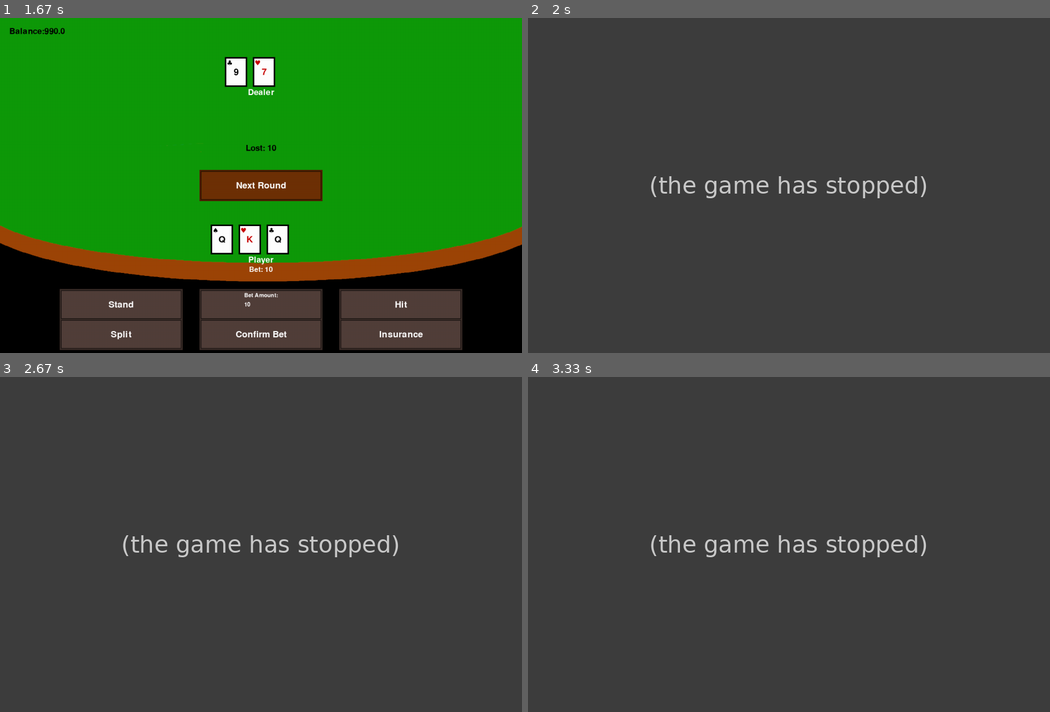
Above: before the commit, frames 1-4 (two rows, left to right).
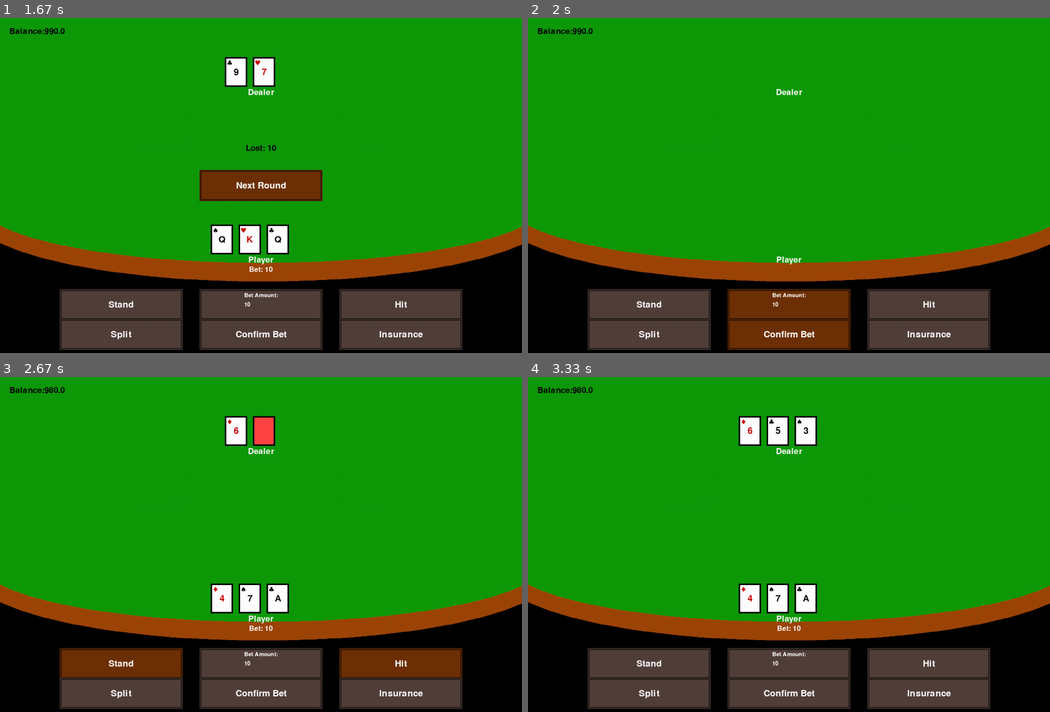
Above: after the commit, the same moments.

Repository: CDonners/None-Exam-Assessment-2026-AQA
Game: pygame game, started from bankrollBust/main.py
Same seed, same stepped clock (60 frames per second), same inputs: the game is played once before the commit and once after it.
Inputs (mouse positions are in pixels of both pictures, inside the frame that each line leads up to):
- Up to frame 1 (1.67 s): press the mouse at (261, 128) at 0.37 s; move the mouse to (266, 205) at 0.47 s; release the mouse at (276, 286) at 0.6 s; click "Start Game" at 0.78 s; click "Confirm Bet" at 1.08 s; press the mouse at (401, 306) at 1.4 s; move the mouse to (307, 188) at 1.5 s; release the mouse at (219, 74) at 1.63 s
- Up to frame 2 (2 s): click "Next Round" at 1.75 s
- Up to frame 3 (2.67 s): press the mouse at (261, 691) at 2.07 s; move the mouse to (334, 678) at 2.17 s; release the mouse at (407, 665) at 2.3 s; press the mouse at (401, 665) at 2.4 s; move the mouse to (297, 578) at 2.5 s; release the mouse at (193, 490) at 2.63 s
- Up to frame 4 (3.33 s): click "Stand" at 2.75 s

Frame 1 is identical in both runs. In frame 2, 92% of the frame differs, in the area x 0-100%, y 0-100%; in frame 3, 92%; in frame 4, 88%.
Error before the commit: TypeError: 'hand' object is not subscriptable (gameLogic.py line 162); the game stopped at 1.75 s (later frames are placeholders)

Commit message:
I need to clean all this code up

Diff:
--- a/bankrollBust/gameLogic.py
+++ b/bankrollBust/gameLogic.py
@@ -159,7 +159,7 @@
             # Calculate total width
             totalWidth = 0
             for i, hand in enumerate(hands):
-                cards = hand["hand"]
+                cards = hand.hand
                 if len(cards) > 0:
                     totalWidth += len(cards) * cardWidth # Combined width of cards
                     totalWidth += (len(cards) - 1) * spacing # Include spacing of cards
@@ -172,7 +172,7 @@
             # Start drawing hands at the specified positions
             currentX = startX
             for i, hand in enumerate(reversed(hands)):
-                cards = hand["hand"]
+                cards = hand.hand
                 for j, card in enumerate(cards):
                     x = currentX + j * (cardWidth + spacing)
                     y = self.playerSeats[playerObj][1] - spacing - cardHeight // 2
@@ -197,21 +197,21 @@
         # Get the value of the player's hand
         currentHand = playerObj.hands[playerObj.handIndex]
         totalSum = 0 # Creating variable for value
-        cardValues = [card.value for card in currentHand["hand"]] # List of all values in the player's hand
+        cardValues = [card.value for card in currentHand.hand] # List of all values in the player's hand
         for value in cardValues: # Loop through the card values
             totalSum += value # Add them all together
-        currentHand["handValue"] = totalSum # Making the handValue of the player object be the gathered value
+        currentHand.handValue = totalSum # Making the handValue of the player object be the gathered value
         return cardValues
 
     def checkBusted(self, playerObj):
         cardValues = self.getHandValue(playerObj)
         # Check if the player has busted
         currentHand = playerObj.hands[playerObj.handIndex]
-        if currentHand["handValue"] > 21: # Player might be bust
+        if currentHand.handValue > 21: # Player might be bust
             if 11 in cardValues: # See if the player has the ace
                 aceIndex = cardValues.index(11) # Get the location of the ace
-                currentHand["hand"][aceIndex].value = 1 # Set the ace's value to 1
-                currentHand["handValue"] -= 10 # Correct the player's hand value
+                currentHand.hand[aceIndex].value = 1 # Set the ace's value to 1
+                currentHand.handValue -= 10 # Correct the player's hand value
                 return False # Player hasn't bust
             else: # Player has no ace and has bust
                 return True
@@ -221,7 +221,7 @@
     def checkBlackjack(self, playerObj):
         self.getHandValue(playerObj)
         currentHand = playerObj.hands[playerObj.handIndex]
-        if currentHand["handValue"] == 21:
+        if currentHand.handValue == 21:
             return True
 
     def drawStatusText(self, winnings):
--- a/bankrollBust/main.py
+++ b/bankrollBust/main.py
@@ -80,7 +80,7 @@
         global showDBButton, playerBet, winnings
         hitButton.makeInteractable()
         standButton.makeInteractable()
-        currentPlayerHand = currentPlayer.hands[currentPlayer.handIndex]["hand"]
+        currentPlayerHand = currentPlayer.hands[currentPlayer.handIndex].hand
         # Making actions available
         if len(currentPlayerHand) > 2: # Special cases not available
             splitButton.makeUninteractable()
@@ -101,7 +101,7 @@
             if len(currentPlayerHand) == 2 and currentPlayerHand[0].face == currentPlayerHand[1].face: # If player's cards are equal
                 splitButton.makeInteractable()
             # Checks if insurance is available
-            if dealerHand["hand"][0].face == "A": # If the dealer has a visible Ace
+            if dealerHand.hand[0].face == "A": # If the dealer has a visible Ace
                 insuranceButton.makeInteractable()
         if len(currentPlayer.hands) == 1 and len(currentPlayerHand) == 2: # Player hasn't acted
             # Makes double down available
@@ -113,7 +113,6 @@
                 # Usual card dealing process
                 currentPlayer.dealCard(game.deckInstance)
                 game.updateBet(currentPlayerIndex)
-                playerBet = currentPlayer.hands[0]["bet"]
                 if game.checkBusted(currentPlayer):
                     currentPlayer.bust(game)
                 else:
@@ -127,27 +126,27 @@
     def payStoodPlayers(stoodPlayerHandIDs): # TODO Make compatible with new hand system
         global winnings
         playerStatus = ""
-        for id in stoodPlayerHandIDs: # Loop through the list of stoof hands
+        for id in stoodPlayerHandIDs: # Loop through the list of stood hands
             # Useful variables
             stoodPlayer = game.stoodHands[id]
             handIndex = int(id.split(",")[2]) # Index of the current hand for the player
             playerHand = stoodPlayer.hands[handIndex]
             currentPlayerStatus = ""
             # Checking for Push
-            if dealerHand["handValue"] == playerHand["handValue"]:
-                if 11 in playerHand["hand"] and 11 not in dealerValues: # Player has a soft hand and dealer doesn't so player loses
+            if dealerHand.handValue == playerHand.handValue:
+                if 11 in playerHand.hand and 11 not in dealerValues: # Player has a soft hand and dealer doesn't so player loses
                     currentPlayerStatus = "Loss"
-                elif 11 not in playerHand["hand"] and 11 in dealerValues: # Dealer has soft hand and player doesn't
-                    stoodPlayer.bustBux += 2 * playerHand["bet"]
-                    winnings += 2 * playerHand["bet"]
+                elif 11 not in playerHand.hand and 11 in dealerValues: # Dealer has soft hand and player doesn't
+                    stoodPlayer.bustBux += 2 * playerHand.bet
+                    winnings += 2 * playerHand.bet
                     currentPlayerStatus = "Win"
                 else: # Actual Push occurs
-                    stoodPlayer.bustBux += playerHand["bet"]
-                    winnings += playerHand["bet"]
+                    stoodPlayer.bustBux += playerHand.bet
+                    winnings += playerHand.bet
                     currentPlayerStatus = "Push"
-            elif dealerHand["handValue"] < playerHand["handValue"]: # Player Won
-                stoodPlayer.bustBux += 2 * playerHand["bet"]
-                winnings += 2 * playerHand["bet"]
+            elif dealerHand.handValue < playerHand.handValue: # Player Won
+                stoodPlayer.bustBux += 2 * playerHand.bet
+                winnings += 2 * playerHand.bet
                 currentPlayerStatus = "Win"
             else: # Player Won
                 currentPlayerStatus = "Loss"
@@ -185,7 +184,7 @@
                     split = splitButton.updateImage(event)
                     insurance = insuranceButton.updateImage(event)
                 elif currentPlayer.name == "Dealer":
-                    if dealerHand["stood"] or dealerHand["busted"]:
+                    if dealerHand.stood or dealerHand.stood:
                         nextRound = nextRoundButton.updateImage(event)
 
         if bettingPhase: # If betting phase is active
@@ -194,7 +193,7 @@
                 confirmBetButton.makeInteractable()
                 betAmountInputBox.makeInteractable()
                 if betMade: # Bet confirmed
-                    currentPlayer.hands[0]["bet"] = playerBet
+                    currentPlayer.hands[0].bet = playerBet
                     currentPlayer.totalBet += playerBet
                     currentPlayer.bustBux -= playerBet
                     currentPlayerIndex += 1 # Increment player index
@@ -213,7 +212,7 @@
                 gameAct += 1
                 if gameAct >= gameActionDelay:
                     playerBet = game.players[currentPlayerIndex].calculateBet()
-                    currentPlayer.hands[0]["bet"] = playerBet
+                    currentPlayer.hands[0].bet = playerBet
                     currentPlayer.totalbet += playerBet
                     currentPlayerIndex += 1
                     gameAct = 0
@@ -242,11 +241,10 @@
                 if split:
                     # Defining Variables for clearer code
                     currentHand = currentPlayer.hands[currentPlayer.handIndex]
-                    cardToSplit = currentHand["hand"].pop(1)
-                    handBet = currentHand["bet"]
+                    cardToSplit = currentHand.hand.pop(1)
+                    handBet = currentHand.bet
                     # Creating the split hand
-                    splitHand = {"hand": [cardToSplit], "handValue": 0, "stood": False, "busted": False, "blackjack": False, "bet": handBet}
-                    currentPlayer.hands.append(splitHand) # Adding the split hand into the hands list
+
                     # Updating game variables
                     split = False
                     splitButton.makeUninteractable()
@@ -260,25 +258,25 @@
 
             elif currentPlayer.name == "Dealer": # Is the dealer's turn
                 gameAct += 1  # Increment frame counter
-                dealerHand["hand"][1].setVisible() # Show the dealer's down card
-                dealerValues = [card.value for card in dealerHand["hand"]]
+                dealerHand.hand[1].setVisible() # Show the dealer's down card
+                dealerValues = [card.value for card in dealerHand.hand]
                 stoodPlayerHandIDs = list(game.stoodHands.keys())
                 stoodPlayerHands = [item.split(",") for item in stoodPlayerHandIDs]
                 stoodPlayerHandValues = [item[0] for item in stoodPlayerHands]
                 # Checking the players have won and paying them
-                if dealerHand["stood"] or dealerHand["busted"]: # Dealer has either stood or busted so round will end
+                if dealerHand.stood or dealerHand.busted: # Dealer has either stood or busted so round will end
                     # Once dealer has stood if bets haven't been paid
-                    if dealerHand["stood"] and not betsGiven:
+                    if dealerHand.stood and not betsGiven:
                         payStoodPlayers(stoodPlayerHandIDs)
                     # Dealer has bust so every stood player wins
-                    elif dealerHand["busted"] and not betsGiven:
+                    elif dealerHand.busted and not betsGiven:
                         for hand in stoodPlayerHands:
                             handID = ",".join(hand)
                             stoodPlayer = game.stoodHands[handID]
                             winningHand = stoodPlayer.hands[int(hand[2])]
-                            stoodPlayer.bustBux += 2 * winningHand["bet"] # Bet on hand is always second item
+                            stoodPlayer.bustBux += 2 * winningHand.bet # Bet on hand is always second item
                             if stoodPlayer.name == "Player":
-                                winnings += 2 * winningHand["bet"]
+                                winnings += 2 * winningHand.bet
                                 print(winnings)
                     betsGiven = True
                     game.roundOver = True
@@ -300,11 +298,11 @@
                 elif len(game.players)-1 != game.bustPlayers and len(game.stoodHands) != 0:
                     # Don't hit if everyone is bust or has natural blackjack
                     if gameAct >= gameActionDelay:
-                        if dealerHand["handValue"] < 17:
+                        if dealerHand.handValue < 17:
                             dealer.dealCard(game.deckInstance)
                             if game.checkBusted(dealer):
                                 dealer.bust(game)
-                        elif 11 in dealerValues and dealerHand["handValue"] == 17:
+                        elif 11 in dealerValues and dealerHand.handValue == 17:
                             # Dealer must hit on soft 17
                             dealer.dealCard(game.deckInstance)
                             if game.checkBusted(dealer):
@@ -313,7 +311,7 @@
                                 dealer.stand(game)
                         elif game.checkBlackjack(dealer): # Dealer has blackjack
                             dealer.stand(game)
-                            if len(dealerHand["hand"]) == 2: # Dealer has natural blackjack
+                            if len(dealerHand.hand) == 2: # Dealer has natural blackjack
                                 for player in game.players: # Dealer has blackjack players with gets back insurance
                                     player.bustBux += player.insurance * 2
                         else:
@@ -327,7 +325,7 @@
                     currentPlayerIndex += 1
 
         # Keeping all buttons on screen
-        if dealerHand["stood"] or dealerHand["busted"]:
+        if dealerHand.stood or dealerHand.busted:
             nextRound = nextRoundButton.draw() # Keeps the next round button drawn and sets nextRound to None
         if game.roundOver:
             game.drawStatusText(winnings)
--- a/bankrollBust/players.py
+++ b/bankrollBust/players.py
@@ -1,7 +1,7 @@
 from typing import Any
 
 class hand:
-    def __init__(self):
+    def __init__(self, card = None):
         self.hand = []
         self.handValue = 0
         self.stood = False
@@ -10,35 +10,48 @@
         self.push = False
         self.bet = 0
 
+    def addCard(self, card):
+        self.hand.append(card)
+
 class player():
     def __init__(self, bustBux: int):
         self.name = "Player"
-        self.hands = [{"hand": [], "handValue": 0, "stood": False, "busted": False, "blackjack": False, "bet": 0}]
+        self.hands = [hand()]
         self.handIndex = 0
         self.totalBet = 0
         self.bustBux = bustBux
         self.insurance = 0
 
     def bust(self, game):
-        currentHand = self.hands[self.handIndex]
-        game.bustPlayers += 1
-        currentHand["busted"] = True
-        self.handIndex += 1
+        if len(self.hands) > self.handIndex:
+            currentHand = self.hands[self.handIndex]
+            game.bustPlayers += 1
+            currentHand.busted = True
+            self.handIndex += 1
 
     def stand(self, game):
-        currentHand = self.hands[self.handIndex]
-        if self.name != "Dealer":
-            uniqueHandID = f"{currentHand["handValue"]},{self.name},{self.handIndex}"
-            game.stoodHands[uniqueHandID] = self # Adding the stood hand to the dictionary
-        self.hands[self.handIndex]["stood"] = True
-        self.handIndex += 1
+        if len(self.hands) > self.handIndex:
+            currentHand = self.hands[self.handIndex]
+            if self.name != "Dealer":
+                uniqueHandID = f"{currentHand.handValue},{self.name},{self.handIndex}"
+                game.stoodHands[uniqueHandID] = self # Adding the stood hand to the dictionary
+            currentHand.stood = True
+            self.handIndex += 1
 
     def dealCard(self, deck: Any, visible = True):
+        if len(self.hands) > self.handIndex:
+            currentHand = self.hands[self.handIndex]
+            card = deck.getCard()
+            if visible:
+                card.setVisible()
+            currentHand.addCard(card)
+
+    def splitHand(self):
         currentHand = self.hands[self.handIndex]
-        card = deck.getCard()
-        if visible:
-            card.setVisible()
-        currentHand["hand"].append(card) # TODO Make compatible with new hand system
+        cardToSplit = currentHand.hand.pop(1)
+        newHand = hand()
+        newHand.addCard(cardToSplit)
+        self.hands.insert(self.handIndex+1, newHand)
 
     def newRound(self):
         self.hands = [hand()]
--- a/bankrollBust/pygameUtils/buttonUtils.py
+++ b/bankrollBust/pygameUtils/buttonUtils.py
@@ -206,7 +206,7 @@
                 if self.checkHover(): # Checks if the mouse was hovering over the box when it was pressed
                     self.selected = True # If it was then selected is true
                     self.value = "" # Value is blank
-                else: # Otherwise
+                else:
                     self.selected = False # Selected is now false
                     if self.value == "": # If no value was set when it was pressed then the default value is set bac
                         self.value = self.defaultValue
